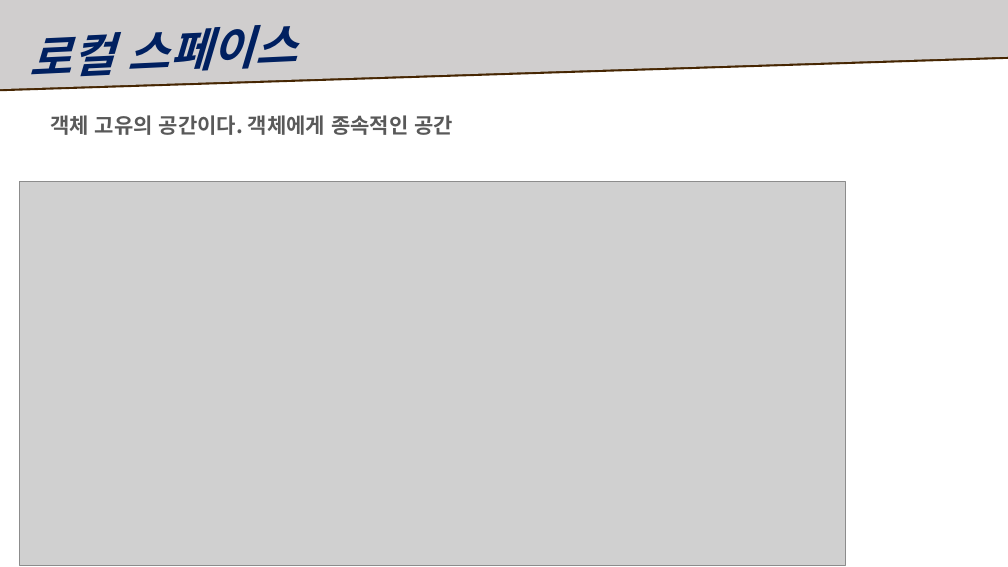
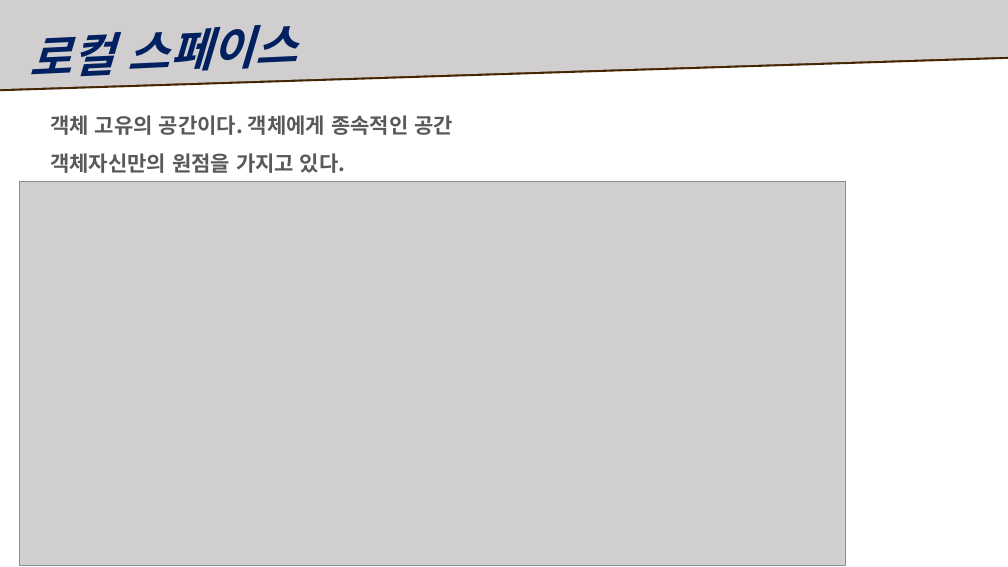
Before and after one commit to Ahnhyunsoo/Study, a slide deck: slide 5 of 5Month/복습자료/수업 복습.pptx. Drawn at 1008x567 pixels with LibreOffice and Linux fonts; fonts in the diff are those of the drawing; grey boxes stand for pictures. Boxes give left, top, right and bottom in pixels: in the first picture for what was removed or moved away, otherwise in the second. Text is boxed around its words. In the diff, an @@ line names an element or a change of style, - is before the commit and + after.

```diff
--- a/5Month/복습자료/수업 복습.pptx
+++ b/5Month/복습자료/수업 복습.pptx
@@ text at box(50, 153, 346, 173): paragraph added @@
+객체자신만의 원점을 가지고 있다.
```
Also in this commit, not shown: 3 other slides changed, 18 slides added, 1 slide removed, 3 other files.
